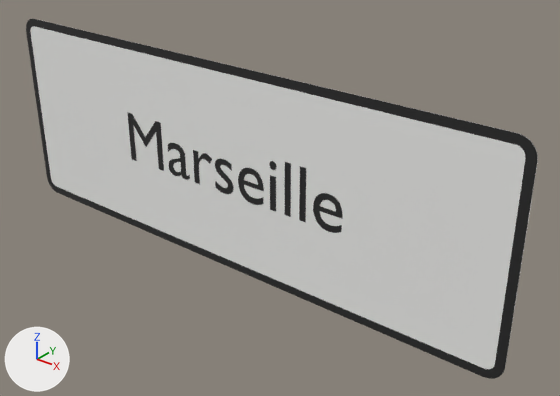
A saved change to the glTF model panneaux/07_E_identification_voirie/E30.glb.
Before and after are seen from a 50 mm lens placed at (1.103, -1.179, 0.711), pointed at (0.115, 0.056, -0.055). Arrows for +X, +Y and +Z are at lower left; the lights stay in place. The first picture is the older version. Where no turn or scale is listed for an object, it has been applied to the vertices. Vertices at exactly the same position are counted once.

Before the edit, the objects in view are built like this:
```python
me_cadre_067 = bpy.data.meshes.new('cadre.067')
me_cadre_067.from_pydata(...)  # 48 vertices, 92 faces; spans x -0.7..0.7, y 0.0, z -0.25..0.25
me_cadre_067.materials.append(mat_noir_pictogramme)  # black #272727
me_fond_067 = bpy.data.meshes.new('fond.067')
me_fond_067.from_pydata(...)  # 48 vertices, 92 faces; spans x -0.68..0.68, y 0.0, z -0.23..0.23
me_fond_067.materials.append(mat_blanc_retro)  # white #f3f3f1
me_t_115 = bpy.data.meshes.new('t.115')
me_t_115.from_pydata(...)  # 1272 vertices, 2516 faces; spans x -0.317..0.324, y 0.0, z -0.057..0.07
me_t_115.materials.append(mat_noir_pictogramme)  # black #272727
ob_e30_cadre00 = bpy.data.objects.new('E30_cadre00', me_cadre_067)
ob_e30_cadre00.location = (0.0, -0.002, 0.0)
ob_e30_fond01 = bpy.data.objects.new('E30_fond01', me_fond_067)
ob_e30_fond01.location = (0.0, -0.002, 0.0)
ob_e30_txt02 = bpy.data.objects.new('E30_txt02', me_t_115)
ob_e30_txt02.location = (0.0, -0.002, 0.0)
```
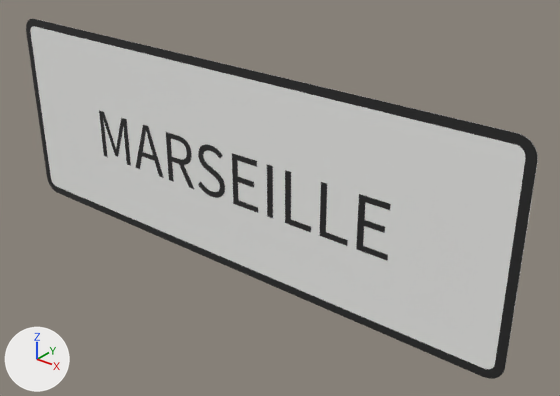
Edits to the bpy script that builds the scene:
```text
Change me_t_115:
    used by ob_e30_txt02; location = (0.0, -0.002, 0.0)
    remove me_t_115.from_pydata(...)  # 1272 vertices, 2516 faces; spans x -0.317..0.324, y 0.0, z -0.057..0.07
    add me_t_115.from_pydata(...)  # 698 vertices, 1368 faces; spans x -0.427..0.435, y 0.0, z -0.077..0.053
    me_t_115 part 1: a new loose piece, a box spanning x 0.12568..0.14137, y -0.0002..0.0002, z -0.07435..0.05065, in mat_noir_pictogramme (black #272727)
    me_t_115 part 2: the loose piece of 348 vertices spanning x -0.182..-0.112, y 0.0, z -0.057..0.029 is rebuilt with 118 vertices and now spans x -0.185..-0.098, y 0.0, z -0.074..0.051
    me_t_115 part 3: the loose piece of 198 vertices spanning x 0.25..0.324, y 0.0, z -0.057..0.029 is rebuilt with 12 vertices and now spans x 0.268..0.339, y 0.0, z -0.074..0.051
    me_t_115 part 4: the loose piece of 198 vertices spanning x 0.042..0.116, y 0.0, z -0.057..0.029 is rebuilt with 24 vertices and now spans x 0.025..0.099, y 0.0, z -0.074..0.051
    me_t_115 part 5: the loose piece of 30 vertices spanning x -0.317..-0.2, y 0.0, z -0.055..0.07 is rebuilt with 72 vertices and now spans x -0.305..-0.203, y 0.0, z -0.074..0.051
    me_t_115 part 6: a new loose piece of 132 vertices spanning x -0.427..-0.323, y 0.0, z -0.074..0.051, in mat_noir_pictogramme (black #272727)
    me_t_115 part 7: a new loose piece of 24 vertices spanning x 0.361..0.435, y 0.0, z -0.074..0.051, in mat_noir_pictogramme (black #272727)
    me_t_115 part 8: the loose piece of 96 vertices spanning x 0.133..0.152, y 0.0, z 0.043..0.062 is deleted
    me_t_115 part 9: the loose piece of 8 vertices spanning x 0.214..0.231, y 0.0, z -0.055..0.07 is deleted
    me_t_115 part 10: the loose piece of 8 vertices spanning x 0.134..0.15, y 0.0, z -0.055..0.027 is deleted
    me_t_115 part 11: 6 vertices moved within x -0.076..-0.016, y 0.0, z -0.039..0.028; 366 vertices removed from x -0.096..0.027, y 0.0, z -0.057..0.029; 284 vertices added at x -0.085..0.001, y 0.0, z -0.077..0.053
    me_t_115 part 12: 8 vertices removed from x 0.174..0.19, y 0.0, z -0.055..0.07; 12 vertices added at x 0.176..0.246, y 0.0, z -0.074..0.051
```

Where the change shows, as pixel boxes [x1, y1, x2, y2] in the pictures (560 x 396 px; the box of a moved part takes in the faces that stretch with it):
'E30_txt02', reshaped (35% wider, 24% taller): before [127, 112, 343, 233]; after [99, 110, 390, 260]
part 1 of me_t_115, added: after [267, 164, 273, 218]
part 2 of me_t_115, rebuilt (26% wider, 53% taller): before [168, 143, 190, 180]; after [166, 132, 194, 189]
part 3 of me_t_115, rebuilt (6% narrower, 59% taller): before [313, 193, 343, 233]; after [320, 182, 348, 246]
part 4 of me_t_115, rebuilt (61% taller): before [238, 168, 264, 205]; after [232, 153, 258, 213]
part 5 of me_t_115, rebuilt (24% narrower, 10% shorter): before [127, 112, 164, 171]; after [136, 125, 164, 178]
part 6 of me_t_115, added (black): after [99, 110, 131, 166]
part 7 of me_t_115, added (black): after [356, 194, 390, 260]
part 8 of me_t_115, deleted: before [269, 161, 277, 170]
part 9 of me_t_115, deleted: before [299, 166, 306, 222]
part 10 of me_t_115, deleted: before [270, 175, 276, 211]
part 11 of me_t_115, moved or reshaped: before [193, 150, 234, 194]; after [198, 145, 225, 198]
part 12 of me_t_115, moved or reshaped: before [284, 162, 291, 217]; after [285, 170, 311, 232]
